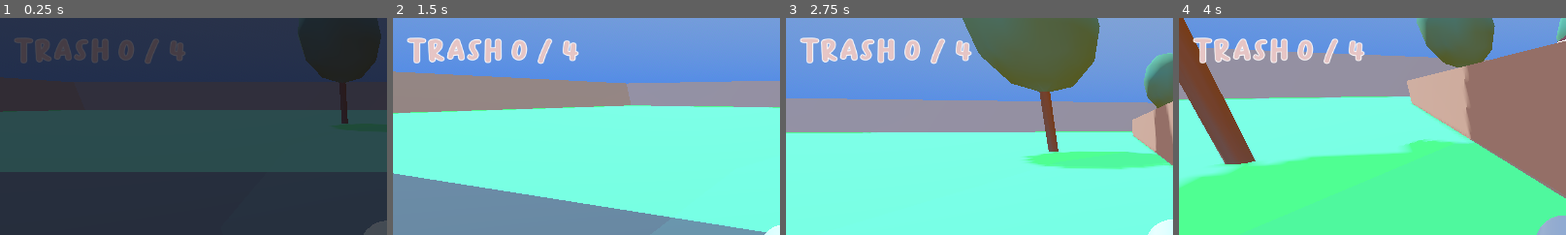
Above: before the commit, frames 1-4 (left to right).
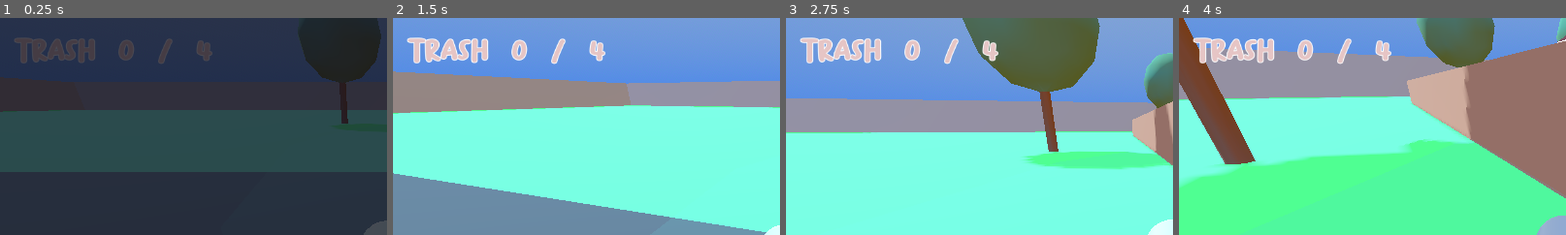
Above: after the commit, the same moments.

Repository: b0guslaw/LD58
Game: Godot game, scene res://neighborhood.tscn
Same seed, same stepped clock (60 frames per second), same inputs: the game is played once before the commit and once after it.
Inputs (mouse positions are % of the whole screen's width and height, from its top left):
- Up to frame 1 (0.25 s): no input
- Up to frame 2 (1.5 s): move the mouse to (55, 50) at 0.52 s; hold F (interact) 0.53-1.28 s; hold W (move_forward) from 0.53 s (still down); tap Space (jump) at 0.77 s; move the mouse to (45, 50) at 1.27 s; tap F (interact) at 1.35 s
- Up to frame 3 (2.75 s): keep holding W (move_forward); tap Space (jump) at 1.52 s; move the mouse to (52, 48) at 2.02 s; hold F (interact) from 2.03 s (still down)
- Up to frame 4 (4 s): keep holding W (move_forward); move the mouse to (49, 52) at 2.77 s; release F (interact) at 2.78 s; tap F (interact) at 2.85 s; tap Space (jump) at 3.02, 3.77 s; move the mouse to (57, 51) at 3.52 s; hold F (interact) from 3.53 s (still down)
The pictures show only the part of the screen within x 0-50%, y 0-50%; the shares and areas given below are measured in that part.

The runs differ from the first frame. In frame 1, 1.7% of the frame differs, in the area x 8-55%, y 9-21%; in frame 2, 2.5%, in the area x 8-55%, y 9-22%; in frame 3, 2.5%; in frame 4, 2.4%.

Commit message:
adds notification for win/lose/run

Diff:
--- a/doggo.gd
+++ b/doggo.gd
@@ -39,6 +39,7 @@
 var debug_cone: CSGCylinder3D
 var player: Node3D
 var can_see_player = false
+var has_warned = false
 var chase_timer: float = 0.0
 var search_timer: float = 0.0
 var search_direction: Vector3
@@ -78,6 +79,9 @@
 	can_see_player = check_player_seen()
 
 	if can_see_player:
+		if not has_warned:
+			NotificationUi.warning()
+			has_warned = true
 		var variance = randf_range(-chase_give_up_variance, chase_give_up_variance)
 		chase_timer = chase_give_up_time + variance
 		search_timer = 0.0
@@ -168,6 +172,7 @@
 	update_debug_tools()
 
 func wander(delta):
+	has_warned = false
 	if wander_timer > 0: # waiting
 		wander_timer -= delta
 		search_behavior(delta)
--- a/doggo.tscn
+++ b/doggo.tscn
@@ -46,7 +46,7 @@
 
 [node name="RayCast3D" type="RayCast3D" parent="."]
 transform = Transform3D(1, 0, 0, 0, 1, 0, 0, 0, 1, 0, 0.2788539, 0.399777)
-target_position = Vector3(-8.71685, 0, -2.6733608)
+target_position = Vector3(8.111946, 0, -1.6963)
 collision_mask = 3
 
 [node name="debug_vision_cone" type="Node3D" parent="."]
@@ -70,7 +70,7 @@
 [node name="debug_wander_target" type="Node3D" parent="."]
 
 [node name="CSGCylinder3D" type="CSGCylinder3D" parent="debug_wander_target"]
-transform = Transform3D(1, 0, 0, 0, 1, 0, 0, 0, 1, -8.71685, 0.2788539, -2.273584)
+transform = Transform3D(1, 0, 0, 0, 1, 0, 0, 0, 1, 8.111946, 0.2788539, -1.296523)
 top_level = true
 radius = 0.15
 height = 43.736
--- a/neighborhood.gd
+++ b/neighborhood.gd
@@ -7,6 +7,7 @@
 func _ready():
 	ScreenFade.instant_fill()
 	TrashUi.set_up_trash_ui()
+	NotificationUi.reset()
 	await get_tree().process_frame
 	ScreenFade.fade_in()
 
@@ -16,6 +17,7 @@
 
 func _on_player_died():
 	print("oof") # set up "game won" or "game over" ui
+	NotificationUi.lose()
 	await get_tree().create_timer(reset_wait_time).timeout
 	ScreenFade.fade_out()
 	await ScreenFade.fade_out_complete
@@ -23,6 +25,7 @@
 
 func _on_game_won():
 	print("yay") # set up "game won" or "game over" ui
+	NotificationUi.win()
 	await get_tree().create_timer(reset_wait_time).timeout
 	ScreenFade.fade_out()
 	await ScreenFade.fade_out_complete
--- /dev/null
+++ b/notification_ui.gd
@@ -0,0 +1,34 @@
+extends CanvasLayer
+
+@export var win_color: Color
+@export var lose_color: Color
+@export var warning_color: Color
+@export var warning_time = 1.0
+
+@onready var label_huge : Label = $NotificationLabelHuge
+
+var is_warning = false
+
+func _ready():
+	reset()
+
+func reset():
+	label_huge.text = ""
+
+func win():
+	label_huge.modulate = win_color
+	label_huge.text = "yay"
+
+func lose():
+	label_huge.modulate = lose_color
+	label_huge.text = "oof"
+
+func warning():
+	if not is_warning:
+		is_warning = true
+		label_huge.modulate = warning_color
+		label_huge.text = "run"
+		await get_tree().create_timer(1.0).timeout
+		is_warning = false
+		reset()
+	else: return
--- /dev/null
+++ b/notification_ui.tscn
@@ -0,0 +1,35 @@
+[gd_scene load_steps=5 format=3 uid="uid://dsnoy8tb0mum3"]
+
+[ext_resource type="FontFile" uid="uid://beok78jsw35dm" path="res://BaksoSapi.otf" id="1_dmtbb"]
+[ext_resource type="Script" uid="uid://b468igf6r7e3w" path="res://notification_ui.gd" id="1_wsrcr"]
+
+[sub_resource type="FontVariation" id="FontVariation_wsrcr"]
+base_font = ExtResource("1_dmtbb")
+spacing_glyph = -5
+
+[sub_resource type="LabelSettings" id="LabelSettings_dh02j"]
+font = SubResource("FontVariation_wsrcr")
+font_size = 500
+
+[node name="NotificationUI" type="CanvasLayer"]
+script = ExtResource("1_wsrcr")
+win_color = Color(0.7163567, 0.60059994, 0.77, 1)
+lose_color = Color(0.81, 0.43956, 0.4131, 1)
+warning_color = Color(0.27, 0.05940001, 0.08046, 1)
+
+[node name="NotificationLabelHuge" type="Label" parent="."]
+anchors_preset = 8
+anchor_left = 0.5
+anchor_top = 0.5
+anchor_right = 0.5
+anchor_bottom = 0.5
+offset_left = -0.5
+offset_top = -10.0
+offset_right = 0.5
+offset_bottom = 10.0
+grow_horizontal = 2
+grow_vertical = 2
+text = "RUN"
+label_settings = SubResource("LabelSettings_dh02j")
+horizontal_alignment = 1
+vertical_alignment = 1
--- a/project.godot
+++ b/project.godot
@@ -17,6 +17,7 @@
 
 [autoload]
 
+NotificationUi="*res://notification_ui.tscn"
 TrashUi="*res://trash_ui.tscn"
 ScreenFade="*res://screen_fade.tscn"
 
--- a/trash_ui.tscn
+++ b/trash_ui.tscn
@@ -1,10 +1,17 @@
-[gd_scene load_steps=4 format=3 uid="uid://mpwe4323a3nl"]
+[gd_scene load_steps=5 format=3 uid="uid://mpwe4323a3nl"]
 
 [ext_resource type="FontFile" uid="uid://beok78jsw35dm" path="res://BaksoSapi.otf" id="1_ehewp"]
 [ext_resource type="Script" uid="uid://b6du4fwm2ayd3" path="res://trash_ui.gd" id="1_yw4e8"]
 
+[sub_resource type="FontVariation" id="FontVariation_yw4e8"]
+base_font = ExtResource("1_ehewp")
+spacing_glyph = -5
+spacing_space = 25
+
 [sub_resource type="LabelSettings" id="LabelSettings_yw4e8"]
-font = ExtResource("1_ehewp")
+line_spacing = 3.02
+paragraph_spacing = -0.115
+font = SubResource("FontVariation_yw4e8")
 font_size = 45
 font_color = Color(0.9, 0.774, 0.774, 1)
 outline_size = 5
Not shown, added: notification_ui.gd.uid
